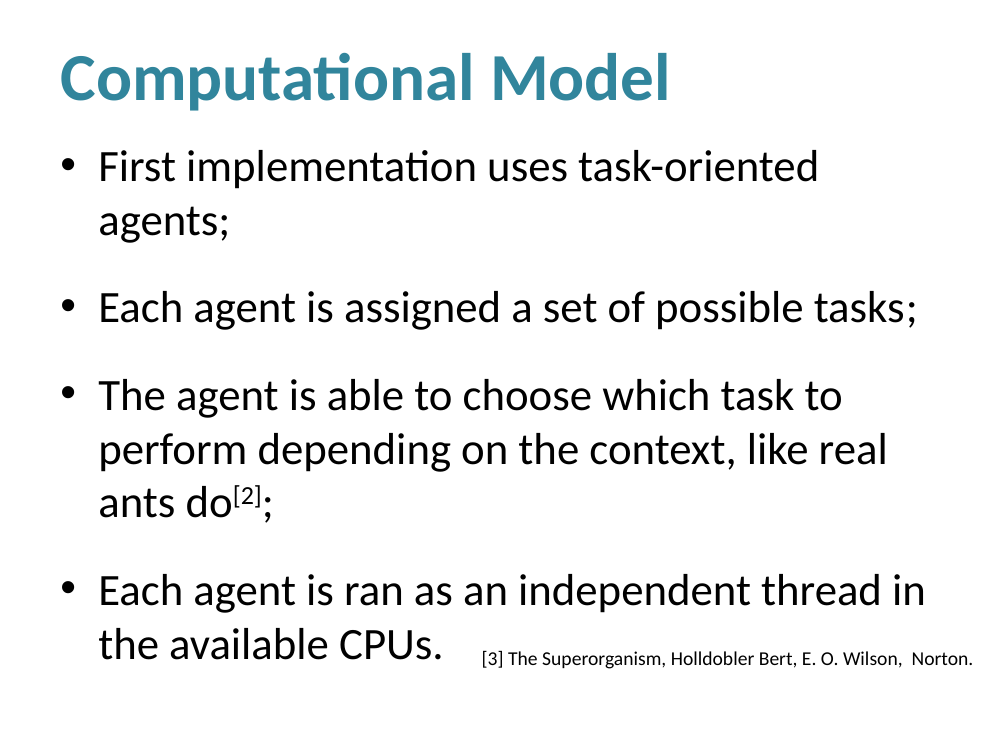
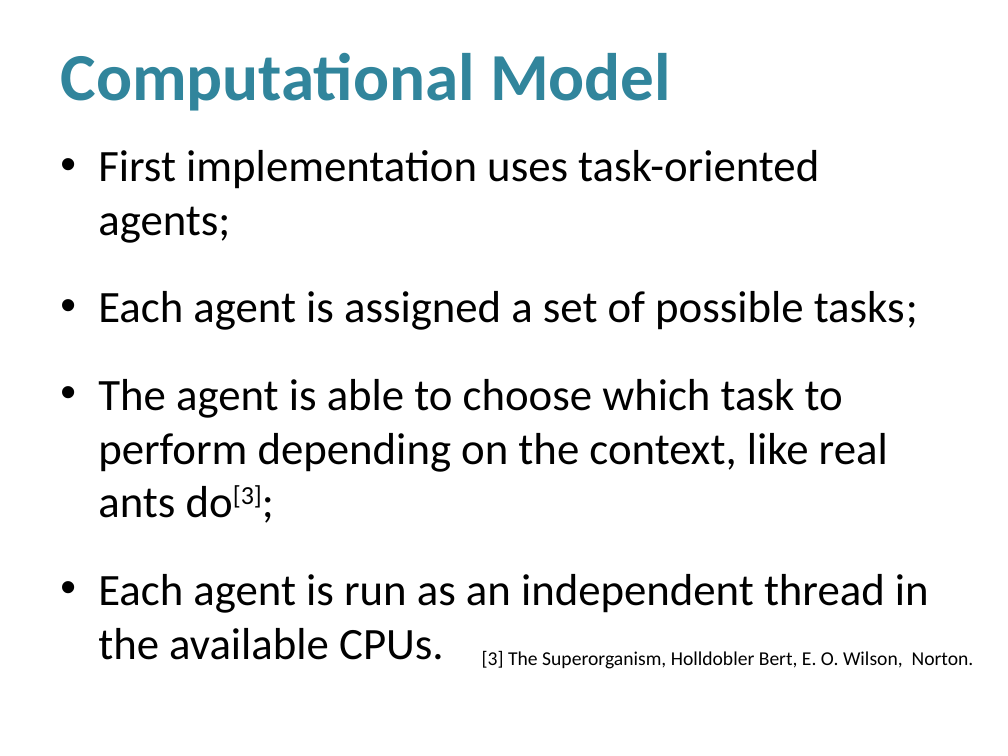
Before and after one commit to luiz-filipe/msc-project, a slide deck: slide 6 of presentation-june/Presentation.pptx. Drawn at 1008x756 pixels with LibreOffice and Linux fonts; fonts in the diff are those of the drawing; background and template pictures are left out. Boxes give left, top, right and bottom in pixels: in the first picture for what was removed or moved away, otherwise in the second. Text is boxed around its words. In the diff, an @@ line names an element or a change of style, - is before the commit and + after.

```diff
--- a/presentation-june/Presentation.pptx
+++ b/presentation-june/Presentation.pptx
@@ text at bbox=[98, 379, 929, 660]: text changed @@
-• The agent is able to choose which task to perform depending on the context, like real ants do[2];
-• Each agent is ran as an independent thread in the available CPUs.
+• The agent is able to choose which task to perform depending on the context, like real ants do[3];
+• Each agent is run as an independent thread in the available CPUs.
```
Also in this commit, not shown: 2 other slides changed, 1 slide removed, 5 other files.
